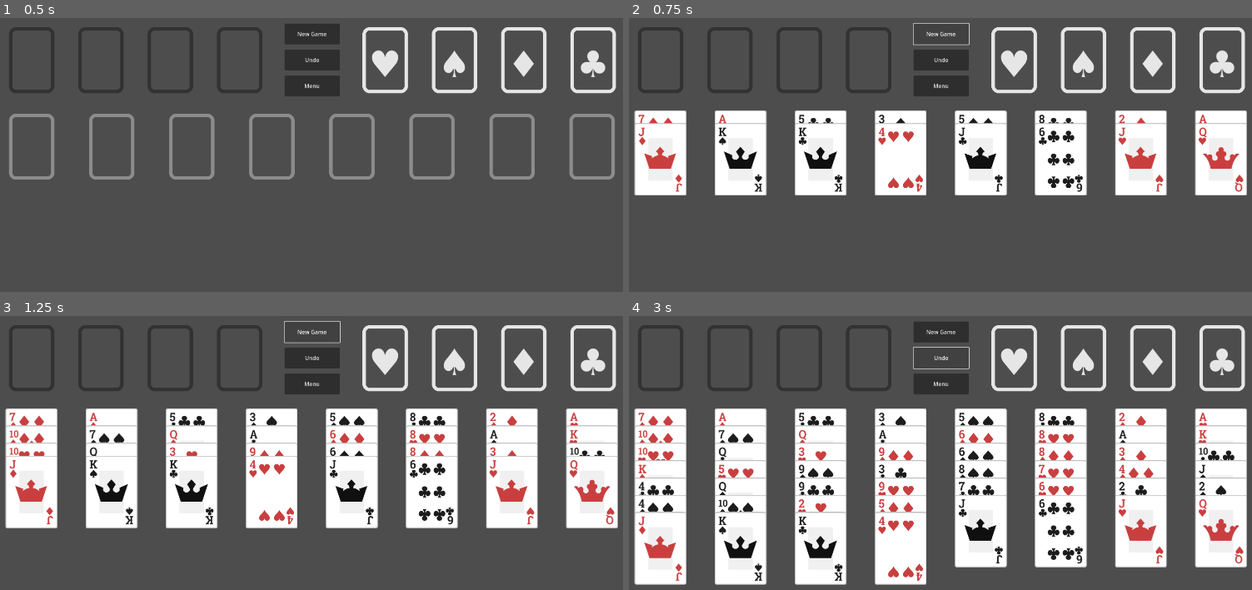
Above: before the commit, frames 1-4 (two rows, left to right).
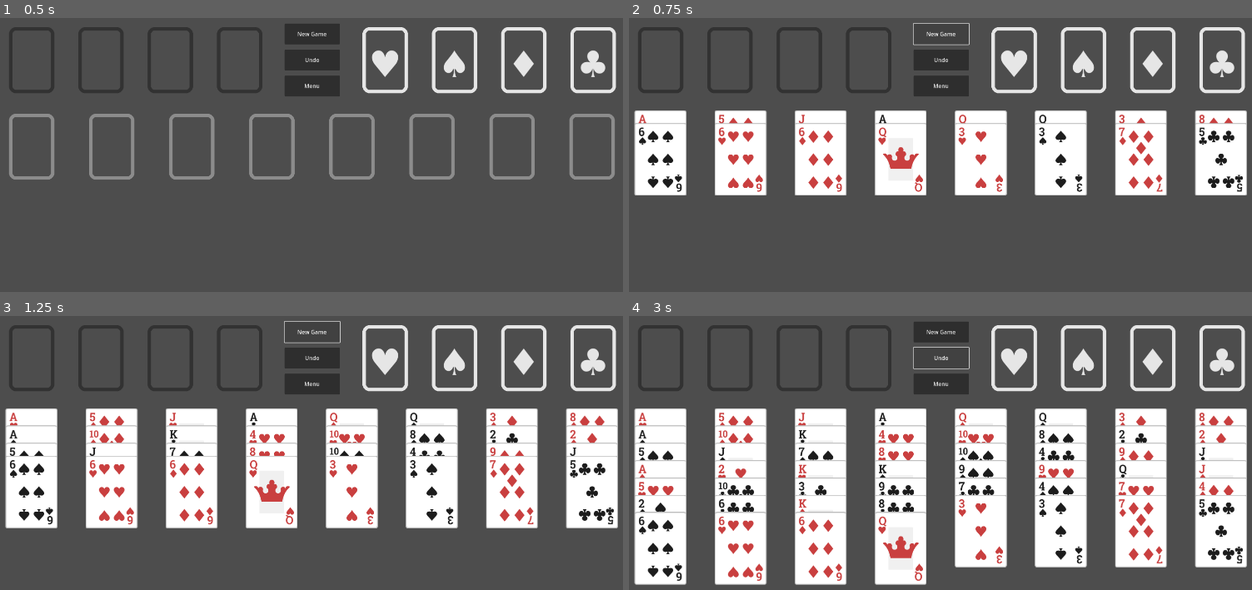
Above: after the commit, the same moments.

Repository: emabrey/card-framework
Game: Godot game, scene res://freecell/scenes/main_game/freecell_game.tscn
Two runs of this game, one before a commit and one after it. Both use one fixed random seed, a clock stepped at 60 frames per second and the inputs below. The project has no main scene, so this scene is started directly.
Inputs:
- Up to frame 1 (0.5 s): no input
- Up to frame 2 (0.75 s): click "New Game" at 0.5 s
- Up to frame 3 (1.25 s): no input
- Up to frame 4 (3 s): click "New Game" at 1.25 s; click "Undo" at 2 s; click "Undo" at 2.75 s

Frame 1 is identical in both runs. In frame 2, 4.6% of the frame differs, in the area x 1-99%, y 35-64%; in frame 3, 6.2%; in frame 4, 8.6%, in the area x 1-99%, y 35-97%.

Commit message:
refactor: simplify card movement logic and remove unused signals

Diff:
--- a/card_framework/card.gd
+++ b/card_framework/card.gd
@@ -84,7 +84,6 @@
 			CardFrameworkSignalBus.card_move_done.emit(self)
 			is_destination_set = true
 			if target_container != null:
-				CardFrameworkSignalBus.card_dropped.emit(self, target_container)
 				target_container = null
 
 
@@ -102,13 +101,6 @@
 	rotation = 0
 	is_moving_to_destination = true
 	self.destination = target_destination
-
-
-func move_to_card_container(_card_container: CardContainer):
-	# it should call move function inside the update_card_positions function
-	_card_container.update_card_positions(self)
-	destination = _card_container.drop_zone.get_place_zone()
-	target_container = _card_container
 
 
 func move_rotation(degree: float):
@@ -192,6 +184,5 @@
 func _on_drag_dropped(_cards: Array):
 	mouse_filter = Control.MOUSE_FILTER_IGNORE
 
-
 func _on_card_move_done(_card: Card):
 	mouse_filter = Control.MOUSE_FILTER_STOP
--- a/card_framework/card_container.gd
+++ b/card_framework/card_container.gd
@@ -43,7 +43,6 @@
 		cards_node.mouse_filter = Control.MOUSE_FILTER_STOP
 		add_child(cards_node)
 
-	CardFrameworkSignalBus.card_dropped.connect(_card_dropped)
 	if enable_drop_zone:
 		drop_zone = drop_zone_scene.instantiate()
 		add_child(drop_zone)
@@ -66,11 +65,7 @@
 
 func _card_dropped(card: Card, target: CardContainer) -> void:
 	if enable_drop_zone and target == self:
-		if !_held_cards.has(card):
-			add_card(card)
-		else:
-			_update_target_z_index()
-			_update_target_positions()
+		add_card(card)
 	elif _held_cards.has(card):
 		remove_card(card)
 
@@ -90,9 +85,8 @@
 
 func remove_card(card: Card) -> bool:
 	var index = _held_cards.find(card)
-	if index == -1:
-		return false
-	_held_cards.remove_at(_held_cards.find(card))
+	if index != -1:
+		_held_cards.remove_at(_held_cards.find(card))
 	_update_target_z_index()
 	_update_target_positions()
 	return true
@@ -116,8 +110,16 @@
 
 
 func move_cards(cards: Array):
-	for card in cards:
-		card.move_to_card_container(self)
+	for i in range(cards.size() - 1, -1, -1):
+		var card = cards[i]
+		move_to_card_container(card)
+
+
+func move_to_card_container(_card: Card):
+	_card.card_container.remove_card(_card)
+	add_card(_card)
+	_card.destination = drop_zone.get_place_zone()
+	_card.target_container = self
 
 
 func hold_card(card: Card):
--- a/card_framework/card_framework_signal_bus.gd
+++ b/card_framework/card_framework_signal_bus.gd
@@ -4,7 +4,6 @@
 signal card_container_deleted(_id: int)
 
 signal drag_dropped(cards: Array)
-signal card_dropped(card: Card, card_container: CardContainer)
 signal card_move_done(card: Card)
 
 signal card_clicked(card: Card)
@@ -15,7 +14,6 @@
 	card_container_added.connect(_on_card_container_added)
 	card_container_deleted.connect(_on_card_container_deleted)
 	drag_dropped.connect(_on_drag_dropped)
-	card_dropped.connect(_on_card_dropped)
 	card_move_done.connect(_on_card_move_done)
 	card_clicked.connect(_on_card_clicked)
 	card_released.connect(_on_card_released)
@@ -29,9 +27,6 @@
 func _on_drag_dropped(_cards: Array):
 	pass
 
-func _on_card_dropped(_card: Card, _card_container: CardContainer):
-	pass
-
 func _on_card_move_done(_card: Card):
 	pass
 
--- a/freecell/scenes/card_container/foundation.gd
+++ b/freecell/scenes/card_container/foundation.gd
@@ -22,3 +22,8 @@
 		return true
 	else:
 		return false
+
+
+func move_cards(cards: Array):
+	super.move_cards(cards)
+	freecell_game.update_all_tableaus_cards_can_be_interactwith()
--- a/freecell/scenes/card_container/freecell.gd
+++ b/freecell/scenes/card_container/freecell.gd
@@ -18,3 +18,8 @@
 
 func is_empty() -> bool:
 	return _held_cards.is_empty()
+
+
+func move_cards(cards: Array):
+	super.move_cards(cards)
+	freecell_game.update_all_tableaus_cards_can_be_interactwith()
--- a/freecell/scenes/card_container/tableau.gd
+++ b/freecell/scenes/card_container/tableau.gd
@@ -15,9 +15,12 @@
 	CardFrameworkSignalBus.card_clicked.connect(_on_card_clicked)
 
 func _card_can_be_added(_cards: Array) -> bool:
-	if _cards.size() != 1:
+	if _cards.size() > freecell_game.maximum_number_of_super_move(self):
 		return false
-	var card = _cards[0]
+	if _cards.size() == 0:
+		return false
+
+	var card = _cards[-1]
 	var target_card = card as PlayingCard
 	if target_card == null:
 		return false
@@ -79,6 +82,7 @@
 func _on_card_clicked(card: Card):
 	freecell_game.hold_multiple_cards(card, self)
 
+
 func move_cards(cards: Array):
-	for card in cards:
-		card.move_to_card_container(self)
+	super.move_cards(cards)
+	freecell_game.update_all_tableaus_cards_can_be_interactwith()
--- a/freecell/scenes/main_game/freecell_game.gd
+++ b/freecell/scenes/main_game/freecell_game.gd
@@ -6,7 +6,7 @@
 var tableaus := []
 var card_factory: FreecellCardFactory
 # XXX: temp magin number
-var current_seed := 617
+var current_seed := 164
 
 @onready var card_manager = $CardManager
 @onready var game_generator = $GameGenerator
@@ -27,8 +27,6 @@
 		var tableau = card_manager.get_node("Tableau_%d" % i)
 		tableaus.append(tableau)
 		tableau.freecell_game = self
-
-	CardFrameworkSignalBus.card_dropped.connect(_on_card_dropped)
 
 	var button = $Button_new_game
 	button.connect("pressed", _new_game)
@@ -64,10 +62,10 @@
 		tableau.is_initializing = false
 		_update_cards_can_be_interactwith(tableau)
 
-
-func _on_card_dropped(_card: Card, _target_card_container: CardContainer) -> void:
-	for tableau in tableaus:
-		_update_cards_can_be_interactwith(tableau)
+# XXX
+# func _on_card_dropped(_card: Card, _target_card_container: CardContainer) -> void:
+# 	for tableau in tableaus:
+# 		_update_cards_can_be_interactwith(tableau)
 
 
 func _count_remaining_freecell() -> int:
@@ -86,14 +84,13 @@
 	return count
 
 
-func _maximum_number_of_super_move(tableau: Tableau) -> int:
+func maximum_number_of_super_move(tableau: Tableau) -> int:
 	var empty_freecells = _count_remaining_freecell()
 	var empty_tableaus = _count_remaining_tableaus()
 	var result = pow(2, empty_tableaus) * (empty_freecells + 1)
 	if tableau != null and tableau.is_empty():
 		@warning_ignore("integer_division")
 		result = result / 2
-	print("empty_freecells: %d, empty_tableaus: %d, result: %d" % [empty_freecells, empty_tableaus, result])
 	return result
 
 
@@ -101,7 +98,7 @@
 	var current_card: Card = null
 	var holding_card_list := []
 	if tableau.has_card(card):
-		var max_super_move = _maximum_number_of_super_move(null)
+		var max_super_move = maximum_number_of_super_move(null)
 		for i in range(tableau._held_cards.size() - 1, -1, -1):
 			var target_card = tableau._held_cards[i]
 			if current_card == null:
@@ -118,6 +115,8 @@
 			else:
 				holding_card_list.clear()
 				return
+			if current_card == card:
+				break
 
 	for target_card in holding_card_list:
 		if target_card != card:
@@ -125,11 +124,15 @@
 			target_card.set_holding()
 	return
 
+func update_all_tableaus_cards_can_be_interactwith():
+	for tableau in tableaus:
+		_update_cards_can_be_interactwith(tableau)
+
 
 func _update_cards_can_be_interactwith(tableau: Tableau):
 	var current_card: Card = null
 	var count := 0
-	var max_super_move = _maximum_number_of_super_move(null)
+	var max_super_move = maximum_number_of_super_move(null)
 	for card in tableau._held_cards:
 		card.can_be_interact_with = false
 	for i in range(tableau._held_cards.size() - 1, -1, -1):
